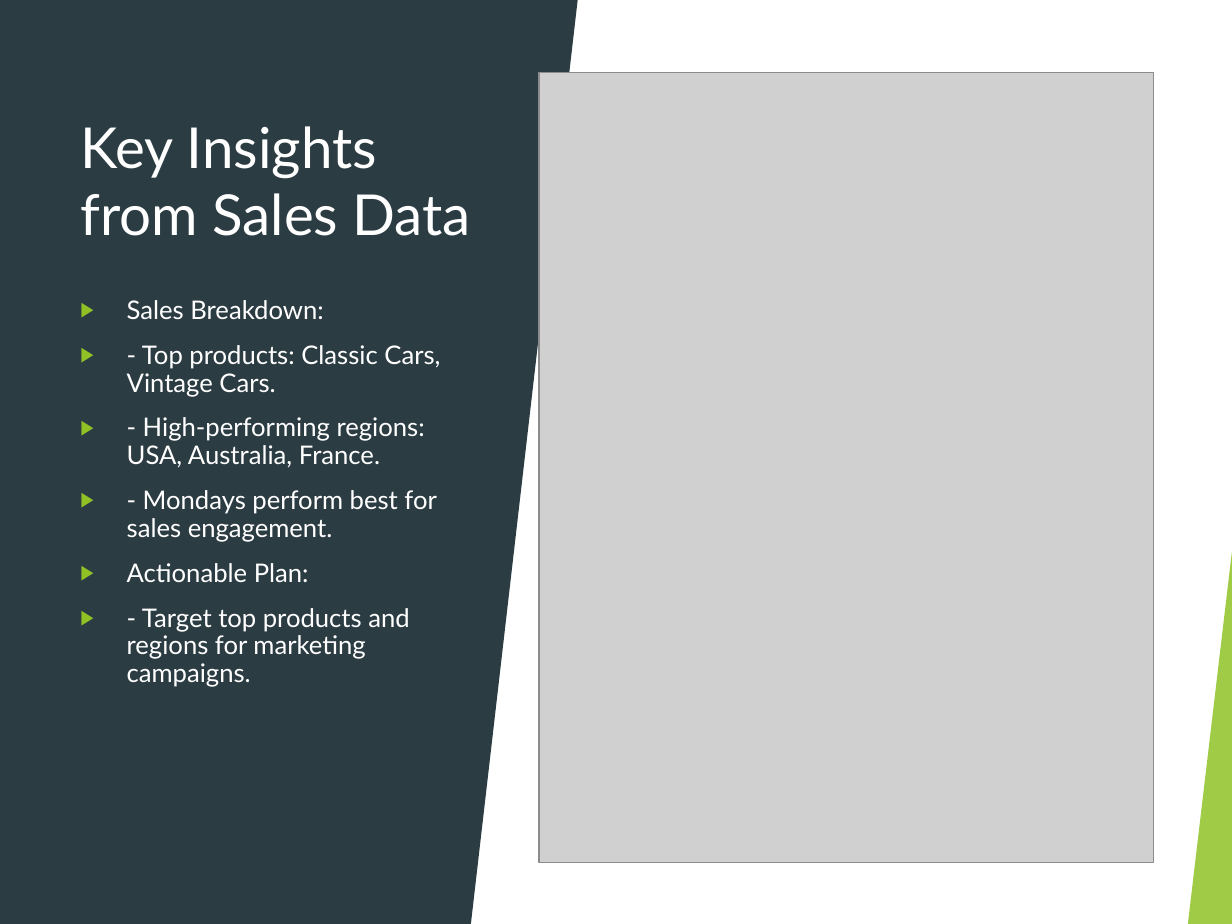
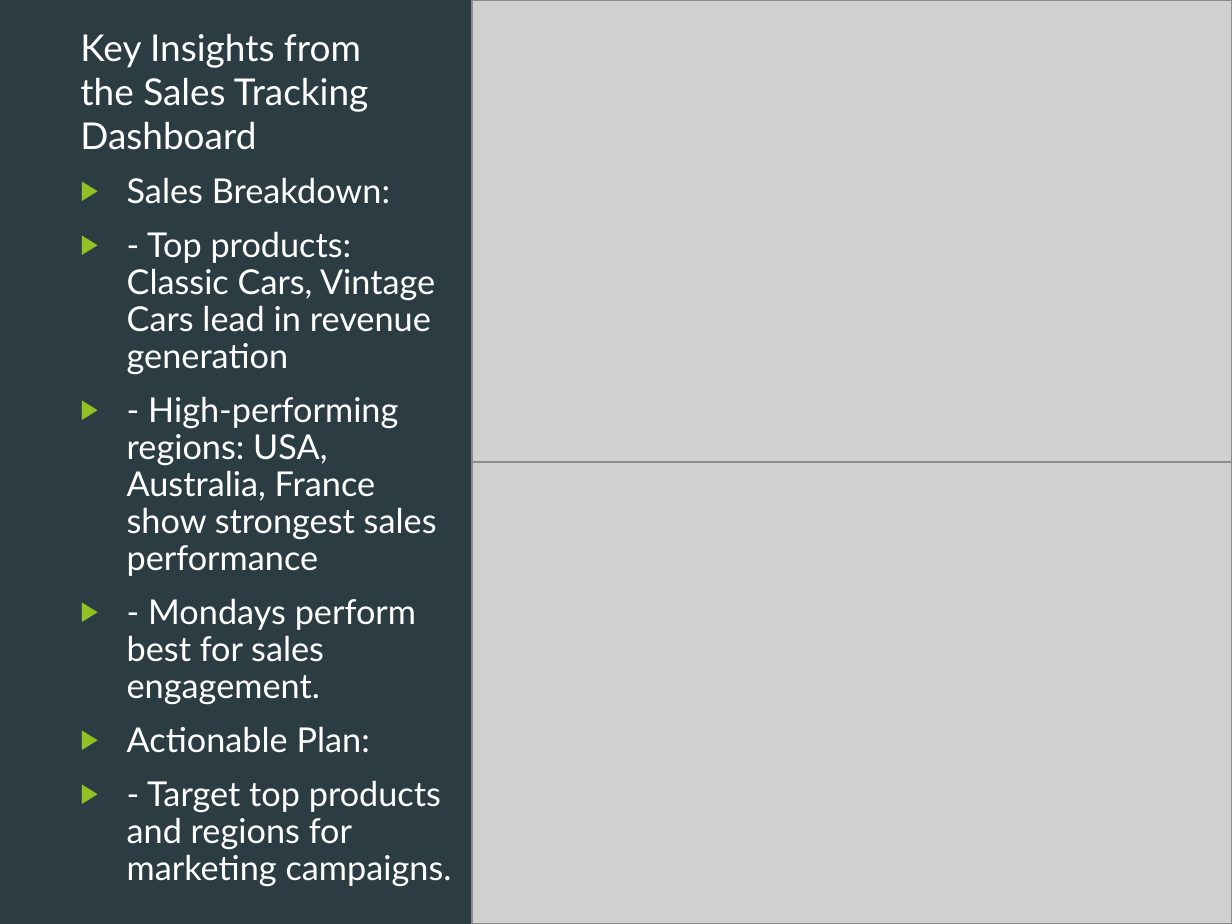
Before and after one commit to abduyea/Engineering-Resource-Analysis-and-Allocation, a slide deck: slide 5 of presentation/Timeless_Transport_Models_Presentatio.pptx. Drawn at 1232x924 pixels with LibreOffice and Linux fonts; fonts in the diff are those of the drawing; grey boxes stand for pictures. Boxes give left, top, right and bottom in pixels: in the first picture for what was removed or moved away, otherwise in the second. Text is boxed around its words. In the diff, an @@ line names an element or a change of style, - is before the commit and + after.

```diff
--- a/presentation/Timeless_Transport_Models_Presentatio.pptx
+++ b/presentation/Timeless_Transport_Models_Presentatio.pptx
@@ picture added at (472,0,1232,492) @@
@@ title at (80,33,368,150): text changed; size 33 to 21.6 pt @@
-Key Insights from Sales Data
+Key Insights from the Sales Tracking Dashboard
@@ picture removed at (538,73,1153,862) @@
@@ text "Sales Breakdown:": place and size @@
-text "Sales Breakdown:" at (127,300,440,687)
+text "Sales Breakdown:" at (127,177,452,887)
@@ text at (127,177,452,887): size 15 to 20 pt in "Sales Breakdown:", "- Mondays perform best for sales engagement.", "Actionable Plan:", "- Target top products and regions for ..." @@
@@ text at (127,231,437,576): text changed; size 15 to 20 pt @@
-▶ - Top products: Classic Cars, Vintage Cars.
-▶ - High-performing regions: USA, Australia, France.
+▶ - Top products: Classic Cars, Vintage Cars lead in revenue generation
+▶ - High-performing regions: USA, Australia, France show strongest sales performance
@@ picture added at (472,462,1232,924) @@
```
Also in this commit, not shown: 5 other slides changed, 1 slide added, 1 slide removed, 3 other files.
